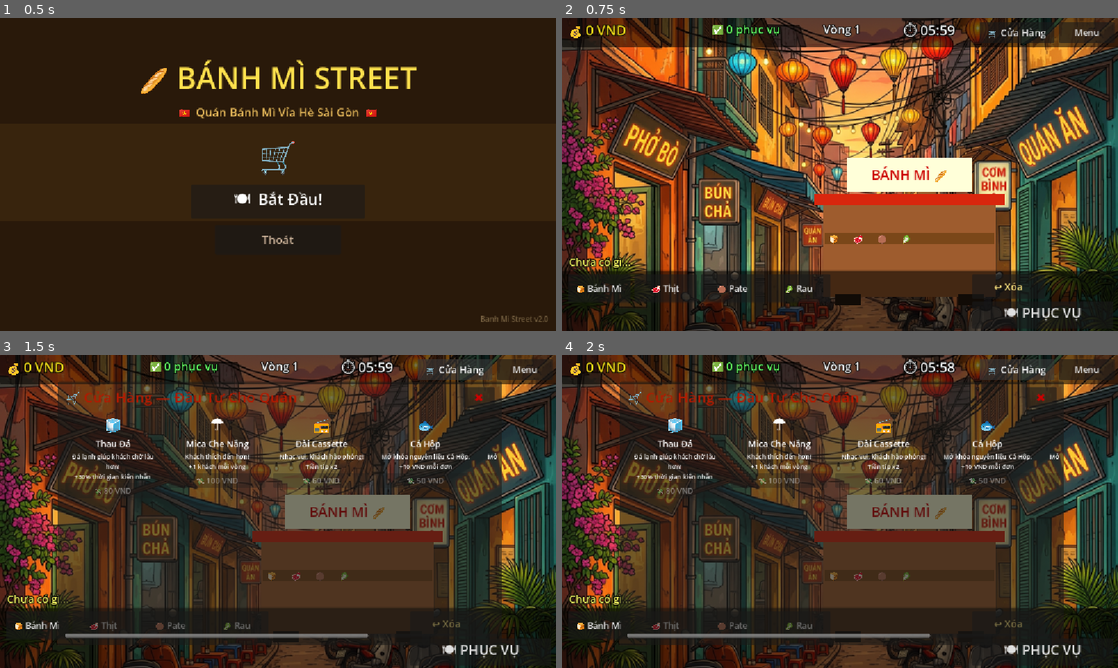
Above: before the commit, frames 1-4 (two rows, left to right).
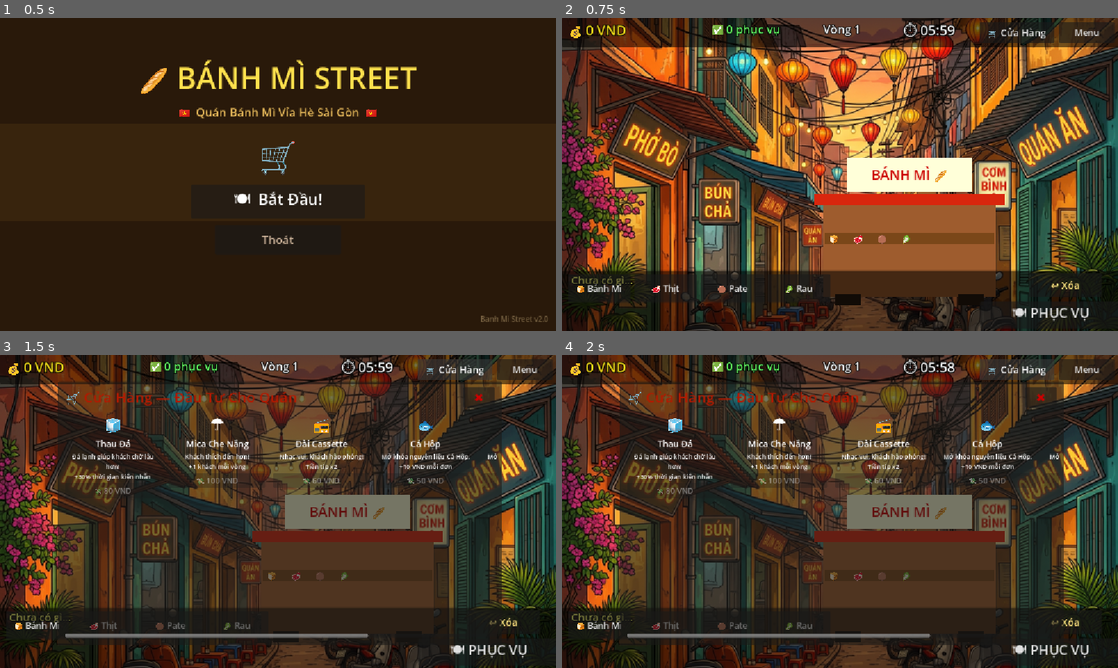
Above: after the commit, the same moments.

Repository: TranQuocNam18/BanhMiStreet
Game: Godot game, scene res://scenes/MainMenu.tscn
The game is run twice, just before and just after one commit, with the same random seed, the same clock (stepped at 60 frames per second) and the same inputs.
Inputs:
- Up to frame 1 (0.5 s): no input
- Up to frame 2 (0.75 s): click "🍽 Bắt Đầu!" at 0.5 s
- Up to frame 3 (1.5 s): click "🛒 Cửa Hàng" at 1.25 s
- Up to frame 4 (2 s): no input

Frame 1 is identical in both runs. In frame 2, 1.2% of the frame differs, in the area x 1-95%, y 76-100%; in frame 3, 0.8%; in frame 4, 0.8%.

Commit message:
add background

Diff:
--- a/scenes/GameScene.tscn
+++ b/scenes/GameScene.tscn
@@ -1,66 +1,66 @@
-[gd_scene load_steps=6 format=3 uid="uid://gamescene"]
-
-[ext_resource type="Script" path="res://scripts/Game.gd" id="1"]
-[ext_resource type="Script" path="res://scripts/Spawner.gd" id="2"]
-[ext_resource type="Script" path="res://scripts/UI.gd" id="3"]
-[ext_resource type="Texture2D" path="res://assets/bg_street.png" id="4"]
-[ext_resource type="PackedScene" path="res://scenes/Customer.tscn" id="5"]
-
-[node name="GameScene" type="Node2D"]
+[gd_scene format=3 uid="uid://gamescene"]
+
+[ext_resource type="Script" uid="uid://d3uc0f8yq1abo" path="res://scripts/Game.gd" id="1"]
+[ext_resource type="Script" uid="uid://bb0c1ulim84my" path="res://scripts/Spawner.gd" id="2"]
+[ext_resource type="Script" uid="uid://dwaxj7b2dbh4e" path="res://scripts/UI.gd" id="3"]
+[ext_resource type="Texture2D" uid="uid://di6eqn1vblf43" path="res://assets/bg_street.png" id="4"]
+[ext_resource type="PackedScene" uid="uid://cust" path="res://scenes/Customer.tscn" id="5"]
+
+[node name="GameScene" type="Node2D" unique_id=2039750262]
 script = ExtResource("1")
 
-[node name="Background" type="TextureRect" parent="."]
+[node name="Background" type="TextureRect" parent="." unique_id=1524700684]
 offset_right = 1152.0
 offset_bottom = 648.0
 texture = ExtResource("4")
 expand_mode = 1
 stretch_mode = 6
 
-[node name="CartVisual" type="Node2D" parent="."]
+[node name="CartVisual" type="Node2D" parent="." unique_id=1718242814]
 position = Vector2(720, 510)
 
-[node name="CartBody" type="ColorRect" parent="CartVisual"]
+[node name="CartBody" type="ColorRect" parent="CartVisual" unique_id=95229967]
 offset_left = -180.0
 offset_top = -125.0
 offset_right = 180.0
 offset_bottom = 68.0
 color = Color(0.62, 0.36, 0.18, 1)
 
-[node name="CartRoof" type="ColorRect" parent="CartVisual"]
+[node name="CartRoof" type="ColorRect" parent="CartVisual" unique_id=443204408]
 offset_left = -198.0
 offset_top = -145.0
 offset_right = 198.0
 offset_bottom = -122.0
 color = Color(0.85, 0.15, 0.05, 1)
 
-[node name="CartSign" type="ColorRect" parent="CartVisual"]
+[node name="CartSign" type="ColorRect" parent="CartVisual" unique_id=1983587970]
 offset_left = -130.0
 offset_top = -220.0
 offset_right = 130.0
 offset_bottom = -150.0
-color = Color(1.0, 1.0, 0.85, 1)
-
-[node name="CartSignLabel" type="Label" parent="CartVisual/CartSign"]
+color = Color(1, 1, 0.85, 1)
+
+[node name="CartSignLabel" type="Label" parent="CartVisual/CartSign" unique_id=1069227074]
 layout_mode = 1
 anchors_preset = 15
 anchor_right = 1.0
 anchor_bottom = 1.0
 grow_horizontal = 2
 grow_vertical = 2
-theme_override_colors/font_color = Color(0.8, 0.0, 0.0, 1)
+theme_override_colors/font_color = Color(0.8, 0, 0, 1)
 theme_override_font_sizes/font_size = 28
 text = "BÁNH MÌ 🥖"
 horizontal_alignment = 1
 vertical_alignment = 1
 
-[node name="Shelf" type="ColorRect" parent="CartVisual"]
+[node name="Shelf" type="ColorRect" parent="CartVisual" unique_id=714002554]
 offset_left = -175.0
 offset_top = -65.0
 offset_right = 175.0
 offset_bottom = -42.0
 color = Color(0.48, 0.28, 0.1, 1)
 
-[node name="Ingredient1" type="Label" parent="CartVisual/Shelf"]
+[node name="Ingredient1" type="Label" parent="CartVisual/Shelf" unique_id=1711722965]
 layout_mode = 0
 offset_left = 8.0
 offset_top = -3.0
@@ -69,7 +69,7 @@
 theme_override_font_sizes/font_size = 20
 text = "🍞"
 
-[node name="Ingredient2" type="Label" parent="CartVisual/Shelf"]
+[node name="Ingredient2" type="Label" parent="CartVisual/Shelf" unique_id=1624215100]
 layout_mode = 0
 offset_left = 58.0
 offset_top = -3.0
@@ -78,7 +78,7 @@
 theme_override_font_sizes/font_size = 20
 text = "🥩"
 
-[node name="Ingredient3" type="Label" parent="CartVisual/Shelf"]
+[node name="Ingredient3" type="Label" parent="CartVisual/Shelf" unique_id=1097797126]
 layout_mode = 0
 offset_left = 108.0
 offset_top = -3.0
@@ -87,7 +87,7 @@
 theme_override_font_sizes/font_size = 20
 text = "🟤"
 
-[node name="Ingredient4" type="Label" parent="CartVisual/Shelf"]
+[node name="Ingredient4" type="Label" parent="CartVisual/Shelf" unique_id=306102090]
 layout_mode = 0
 offset_left = 158.0
 offset_top = -3.0
@@ -96,30 +96,30 @@
 theme_override_font_sizes/font_size = 20
 text = "🥬"
 
-[node name="WheelL" type="ColorRect" parent="CartVisual"]
+[node name="WheelL" type="ColorRect" parent="CartVisual" unique_id=624203115]
 offset_left = -155.0
 offset_top = 62.0
 offset_right = -100.0
 offset_bottom = 85.0
 color = Color(0.15, 0.1, 0.06, 1)
 
-[node name="WheelR" type="ColorRect" parent="CartVisual"]
+[node name="WheelR" type="ColorRect" parent="CartVisual" unique_id=1555998100]
 offset_left = 100.0
 offset_top = 62.0
 offset_right = 155.0
 offset_bottom = 85.0
 color = Color(0.15, 0.1, 0.06, 1)
 
-[node name="CustomerAnchor" type="Node2D" parent="."]
+[node name="CustomerAnchor" type="Node2D" parent="." unique_id=1069814547]
 position = Vector2(340, 420)
 
-[node name="Spawner" type="Node" parent="."]
+[node name="Spawner" type="Node" parent="." unique_id=93953555]
 script = ExtResource("2")
 customer_scene = ExtResource("5")
 
-[node name="CanvasLayer" type="CanvasLayer" parent="."]
-
-[node name="UI" type="Control" parent="CanvasLayer"]
+[node name="CanvasLayer" type="CanvasLayer" parent="." unique_id=2081069456]
+
+[node name="UI" type="Control" parent="CanvasLayer" unique_id=846327222]
 layout_mode = 3
 anchors_preset = 15
 anchor_right = 1.0
@@ -128,65 +128,63 @@
 grow_vertical = 2
 script = ExtResource("3")
 
-[node name="TopBar" type="Panel" parent="CanvasLayer/UI"]
-layout_mode = 0
-offset_left = 0.0
-offset_top = 0.0
+[node name="TopBar" type="Panel" parent="CanvasLayer/UI" unique_id=1394895769]
+self_modulate = Color(0.1, 0.05, 0, 0.92)
+layout_mode = 0
 offset_right = 1152.0
 offset_bottom = 60.0
-self_modulate = Color(0.1, 0.05, 0.0, 0.92)
-
-[node name="MoneyLabel" type="Label" parent="CanvasLayer/UI/TopBar"]
+
+[node name="MoneyLabel" type="Label" parent="CanvasLayer/UI/TopBar" unique_id=1360423446]
 layout_mode = 0
 offset_left = 14.0
 offset_top = 6.0
 offset_right = 290.0
 offset_bottom = 54.0
-theme_override_colors/font_color = Color(1.0, 0.9, 0.1, 1)
+theme_override_colors/font_color = Color(1, 0.9, 0.1, 1)
 theme_override_colors/font_outline_color = Color(0, 0, 0, 1)
 theme_override_constants/outline_size = 8
 theme_override_font_sizes/font_size = 28
 text = "💰 0 VND"
 
-[node name="ScoreLabel" type="Label" parent="CanvasLayer/UI/TopBar"]
+[node name="ScoreLabel" type="Label" parent="CanvasLayer/UI/TopBar" unique_id=2128826251]
 layout_mode = 0
 offset_left = 310.0
 offset_top = 6.0
 offset_right = 490.0
 offset_bottom = 54.0
-theme_override_colors/font_color = Color(0.4, 1.0, 0.4, 1)
+theme_override_colors/font_color = Color(0.4, 1, 0.4, 1)
 theme_override_colors/font_outline_color = Color(0, 0, 0, 1)
 theme_override_constants/outline_size = 8
 theme_override_font_sizes/font_size = 24
 text = "✅ 0"
 
-[node name="RoundLabel" type="Label" parent="CanvasLayer/UI/TopBar"]
+[node name="RoundLabel" type="Label" parent="CanvasLayer/UI/TopBar" unique_id=2120827512]
 layout_mode = 0
 offset_left = 500.0
 offset_top = 6.0
 offset_right = 660.0
 offset_bottom = 54.0
-theme_override_colors/font_color = Color(1.0, 1.0, 1.0, 1)
+theme_override_colors/font_color = Color(1, 1, 1, 1)
 theme_override_colors/font_outline_color = Color(0, 0, 0, 1)
 theme_override_constants/outline_size = 8
 theme_override_font_sizes/font_size = 24
 text = "Vòng 1"
 horizontal_alignment = 1
 
-[node name="TimerLabel" type="Label" parent="CanvasLayer/UI/TopBar"]
+[node name="TimerLabel" type="Label" parent="CanvasLayer/UI/TopBar" unique_id=375880609]
 layout_mode = 0
 offset_left = 672.0
 offset_top = 6.0
 offset_right = 850.0
 offset_bottom = 54.0
-theme_override_colors/font_color = Color(1.0, 1.0, 0.3, 1)
+theme_override_colors/font_color = Color(1, 1, 0.3, 1)
 theme_override_colors/font_outline_color = Color(0, 0, 0, 1)
 theme_override_constants/outline_size = 10
 theme_override_font_sizes/font_size = 28
 text = "⏱ 06:00"
 horizontal_alignment = 1
 
-[node name="ShopBtn" type="Button" parent="CanvasLayer/UI/TopBar"]
+[node name="ShopBtn" type="Button" parent="CanvasLayer/UI/TopBar" unique_id=1329617841]
 layout_mode = 0
 offset_left = 866.0
 offset_top = 8.0
@@ -195,7 +193,7 @@
 theme_override_font_sizes/font_size = 20
 text = "🛒 Cửa Hàng"
 
-[node name="MenuBtn" type="Button" parent="CanvasLayer/UI/TopBar"]
+[node name="MenuBtn" type="Button" parent="CanvasLayer/UI/TopBar" unique_id=666551914]
 layout_mode = 0
 offset_left = 1030.0
 offset_top = 8.0
@@ -204,100 +202,100 @@
 theme_override_font_sizes/font_size = 18
 text = "Menu"
 
-[node name="OrderPanel" type="Panel" parent="CanvasLayer/UI"]
+[node name="OrderPanel" type="Panel" parent="CanvasLayer/UI" unique_id=1271125359]
+visible = false
+self_modulate = Color(0.1, 0.05, 0, 0.95)
 layout_mode = 0
 offset_left = 14.0
 offset_top = 68.0
 offset_right = 285.0
 offset_bottom = 330.0
-self_modulate = Color(0.1, 0.05, 0.0, 0.95)
-visible = false
-
-[node name="OrderTitle" type="Label" parent="CanvasLayer/UI/OrderPanel"]
+
+[node name="OrderTitle" type="Label" parent="CanvasLayer/UI/OrderPanel" unique_id=299397987]
 layout_mode = 0
 offset_left = 8.0
 offset_top = 6.0
 offset_right = 265.0
 offset_bottom = 32.0
-theme_override_colors/font_color = Color(1.0, 0.8, 0.2, 1)
+theme_override_colors/font_color = Color(1, 0.8, 0.2, 1)
 theme_override_font_sizes/font_size = 18
 text = "ĐƠN GỌI:"
 
-[node name="OrderNameLabel" type="Label" parent="CanvasLayer/UI/OrderPanel"]
+[node name="OrderNameLabel" type="Label" parent="CanvasLayer/UI/OrderPanel" unique_id=770172028]
 layout_mode = 0
 offset_left = 8.0
 offset_top = 35.0
 offset_right = 265.0
 offset_bottom = 68.0
-theme_override_colors/font_color = Color(1.0, 1.0, 0.6, 1)
+theme_override_colors/font_color = Color(1, 1, 0.6, 1)
 theme_override_font_sizes/font_size = 20
 text = "📋 Bánh Mì Thịt"
 
-[node name="OrderItemsLabel" type="Label" parent="CanvasLayer/UI/OrderPanel"]
+[node name="OrderItemsLabel" type="Label" parent="CanvasLayer/UI/OrderPanel" unique_id=2079942606]
 layout_mode = 0
 offset_left = 8.0
 offset_top = 70.0
 offset_right = 265.0
 offset_bottom = 255.0
-theme_override_colors/font_color = Color(1.0, 1.0, 1.0, 1)
+theme_override_colors/font_color = Color(1, 1, 1, 1)
 theme_override_font_sizes/font_size = 18
 text = "..."
 autowrap_mode = 3
 
-[node name="BottomBar" type="Panel" parent="CanvasLayer/UI"]
+[node name="BottomBar" type="Panel" parent="CanvasLayer/UI" unique_id=566187864]
+self_modulate = Color(0.1, 0.05, 0, 0.96)
 layout_mode = 1
 anchors_preset = 12
 anchor_top = 1.0
+anchor_right = 1.0
 anchor_bottom = 1.0
-offset_left = 0.0
 offset_top = -125.0
 offset_right = 1152.0
-offset_bottom = 0.0
+grow_horizontal = 2
 grow_vertical = 0
-self_modulate = Color(0.1, 0.05, 0.0, 0.96)
-
-[node name="AssemblyLabel" type="Label" parent="CanvasLayer/UI/BottomBar"]
-layout_mode = 0
-offset_left = 14.0
-offset_top = -34.0
-offset_right = 840.0
-offset_bottom = -4.0
-theme_override_colors/font_color = Color(1.0, 1.0, 0.4, 1)
+
+[node name="AssemblyLabel" type="Label" parent="CanvasLayer/UI/BottomBar" unique_id=1954013787]
+layout_mode = 0
+offset_left = 19.0
+offset_top = 4.0
+offset_right = 845.0
+offset_bottom = 35.0
+theme_override_colors/font_color = Color(1, 1, 0.4, 1)
 theme_override_colors/font_outline_color = Color(0, 0, 0, 1)
 theme_override_constants/outline_size = 8
 theme_override_font_sizes/font_size = 22
 text = "Chưa có gì..."
 
-[node name="IngredientsGrid" type="GridContainer" parent="CanvasLayer/UI/BottomBar"]
+[node name="IngredientsGrid" type="GridContainer" parent="CanvasLayer/UI/BottomBar" unique_id=269947385]
 layout_mode = 0
 offset_left = 12.0
 offset_top = 8.0
 offset_right = 840.0
 offset_bottom = 115.0
-columns = 7
 theme_override_constants/h_separation = 8
 theme_override_constants/v_separation = 4
-
-[node name="UndoBtn" type="Button" parent="CanvasLayer/UI/BottomBar"]
-layout_mode = 0
-offset_left = 850.0
-offset_top = 8.0
-offset_right = 1000.0
-offset_bottom = 58.0
-theme_override_colors/font_color = Color(1.0, 0.9, 0.5, 1)
+columns = 7
+
+[node name="UndoBtn" type="Button" parent="CanvasLayer/UI/BottomBar" unique_id=797459201]
+layout_mode = 0
+offset_left = 968.0
+offset_top = 5.0
+offset_right = 1118.0
+offset_bottom = 55.0
+theme_override_colors/font_color = Color(1, 0.9, 0.5, 1)
 theme_override_font_sizes/font_size = 20
 text = "↩ Xóa"
 
-[node name="ServeBtn" type="Button" parent="CanvasLayer/UI/BottomBar"]
-layout_mode = 0
-offset_left = 850.0
+[node name="ServeBtn" type="Button" parent="CanvasLayer/UI/BottomBar" unique_id=1381341355]
+layout_mode = 0
+offset_left = 867.0
 offset_top = 64.0
-offset_right = 1142.0
+offset_right = 1159.0
 offset_bottom = 118.0
 theme_override_font_sizes/font_size = 28
 text = "🍽 PHỤC VỤ"
 
-[node name="FeedbackLabel" type="Label" parent="CanvasLayer/UI"]
+[node name="FeedbackLabel" type="Label" parent="CanvasLayer/UI" unique_id=2143453691]
 layout_mode = 0
 offset_left = 390.0
 offset_top = 490.0
@@ -307,60 +305,57 @@
 theme_override_colors/font_outline_color = Color(0, 0, 0, 1)
 theme_override_constants/outline_size = 12
 theme_override_font_sizes/font_size = 36
-text = ""
 horizontal_alignment = 1
 
-[node name="ShopPanel" type="Panel" parent="CanvasLayer"]
-layout_mode = 0
+[node name="ShopPanel" type="Panel" parent="CanvasLayer" unique_id=364360666]
+visible = false
+self_modulate = Color(1, 0.98, 0.9, 1)
 offset_left = 120.0
 offset_top = 55.0
 offset_right = 1040.0
 offset_bottom = 600.0
-self_modulate = Color(1, 0.98, 0.9, 1)
-visible = false
-
-[node name="Title" type="Label" parent="CanvasLayer/ShopPanel"]
+
+[node name="Title" type="Label" parent="CanvasLayer/ShopPanel" unique_id=1554548738]
 layout_mode = 0
 offset_left = 16.0
 offset_top = 10.0
 offset_right = 750.0
 offset_bottom = 52.0
-theme_override_colors/font_color = Color(0.7, 0.1, 0.0, 1)
+theme_override_colors/font_color = Color(0.7, 0.1, 0, 1)
 theme_override_font_sizes/font_size = 30
 text = "🛒 Cửa Hàng — Đầu Tư Cho Quán"
 
-[node name="CloseBtn" type="Button" parent="CanvasLayer/ShopPanel"]
+[node name="CloseBtn" type="Button" parent="CanvasLayer/ShopPanel" unique_id=510327364]
 layout_mode = 0
 offset_left = 840.0
 offset_top = 12.0
 offset_right = 905.0
 offset_bottom = 52.0
-theme_override_colors/font_color = Color(0.8, 0.0, 0.0, 1)
+theme_override_colors/font_color = Color(0.8, 0, 0, 1)
 theme_override_font_sizes/font_size = 24
 text = "✖"
 
-[node name="ScrollContainer" type="ScrollContainer" parent="CanvasLayer/ShopPanel"]
+[node name="ScrollContainer" type="ScrollContainer" parent="CanvasLayer/ShopPanel" unique_id=753187263]
 layout_mode = 0
 offset_left = 14.0
 offset_top = 62.0
 offset_right = 910.0
 offset_bottom = 530.0
 
-[node name="ItemsContainer" type="HBoxContainer" parent="CanvasLayer/ShopPanel/ScrollContainer"]
+[node name="ItemsContainer" type="HBoxContainer" parent="CanvasLayer/ShopPanel/ScrollContainer" unique_id=674564206]
 layout_mode = 2
+size_flags_vertical = 3
 theme_override_constants/separation = 16
-size_flags_vertical = 3
-
-[node name="RoundSummary" type="Panel" parent="CanvasLayer"]
-layout_mode = 0
+
+[node name="RoundSummary" type="Panel" parent="CanvasLayer" unique_id=1570055807]
+visible = false
+self_modulate = Color(1, 0.98, 0.9, 1)
 offset_left = 280.0
 offset_top = 90.0
 offset_right = 870.0
 offset_bottom = 560.0
-self_modulate = Color(1, 0.98, 0.9, 1)
-visible = false
-
-[node name="SummaryLabel" type="Label" parent="CanvasLayer/RoundSummary"]
+
+[node name="SummaryLabel" type="Label" parent="CanvasLayer/RoundSummary" unique_id=990812936]
 layout_mode = 0
 offset_left = 28.0
 offset_top = 18.0
@@ -370,7 +365,7 @@
 theme_override_font_sizes/font_size = 24
 text = "🏁 Vòng kết thúc!"
 
-[node name="OpenShopBtn" type="Button" parent="CanvasLayer/RoundSummary"]
+[node name="OpenShopBtn" type="Button" parent="CanvasLayer/RoundSummary" unique_id=1655429151]
 layout_mode = 0
 offset_left = 30.0
 offset_top = 280.0
@@ -379,7 +374,7 @@
 theme_override_font_sizes/font_size = 22
 text = "🛒 Mở Cửa Hàng"
 
-[node name="NextRoundBtn" type="Button" parent="CanvasLayer/RoundSummary"]
+[node name="NextRoundBtn" type="Button" parent="CanvasLayer/RoundSummary" unique_id=89236173]
 layout_mode = 0
 offset_left = 278.0
 offset_top = 280.0
--- /dev/null
+++ b/scenes/LevelSelect.tscn
@@ -0,0 +1,67 @@
+[gd_scene format=3 uid="uid://ke33s1k00q88"]
+
+[ext_resource type="Script" path="res://scripts/LevelSelect.gd" id="1_lsgd"]
+[ext_resource type="Texture2D" uid="uid://di6eqn1vblf43" path="res://assets/bg_street.png" id="2_bgst"]
+
+[node name="LevelSelect" type="Control" unique_id=995159441]
+layout_mode = 3
+anchors_preset = 15
+anchor_right = 1.0
+anchor_bottom = 1.0
+grow_horizontal = 2
+grow_vertical = 2
+script = ExtResource("1_lsgd")
+
+[node name="Background" type="TextureRect" parent="." unique_id=792445573]
+modulate = Color(0.5, 0.4, 0.3, 1)
+layout_mode = 1
+anchors_preset = 15
+anchor_right = 1.0
+anchor_bottom = 1.0
+grow_horizontal = 2
+grow_vertical = 2
+texture = ExtResource("2_bgst")
+expand_mode = 1
+stretch_mode = 6
+
+[node name="Title" type="Label" parent="." unique_id=2006308431]
+layout_mode = 1
+anchors_preset = 10
+anchor_right = 1.0
+offset_top = 40.0
+offset_bottom = 120.0
+grow_horizontal = 2
+theme_override_colors/font_color = Color(1, 0.9, 0.4, 1)
+theme_override_colors/font_shadow_color = Color(0.2, 0.1, 0, 1)
+theme_override_colors/font_outline_color = Color(0.4, 0.1, 0, 1)
+theme_override_constants/shadow_offset_y = 6
+theme_override_constants/outline_size = 12
+theme_override_font_sizes/font_size = 56
+text = "CHỌN CẤP ĐỘ"
+horizontal_alignment = 1
+vertical_alignment = 1
+
+[node name="CenterContainer" type="CenterContainer" parent="." unique_id=1253287948]
+layout_mode = 1
+anchors_preset = 15
+anchor_right = 1.0
+anchor_bottom = 1.0
+offset_top = 100.0
+grow_horizontal = 2
+grow_vertical = 2
+
+[node name="GridContainer" type="GridContainer" parent="CenterContainer" unique_id=169142770]
+layout_mode = 2
+theme_override_constants/h_separation = 30
+theme_override_constants/v_separation = 30
+columns = 3
+
+[node name="BackBtn" type="Button" parent="." unique_id=1835526643]
+layout_mode = 0
+offset_left = 30.0
+offset_top = 30.0
+offset_right = 180.0
+offset_bottom = 85.0
+theme_override_colors/font_color = Color(1, 0.8, 0.8, 1)
+theme_override_font_sizes/font_size = 28
+text = "⬅ Quay Lại"
